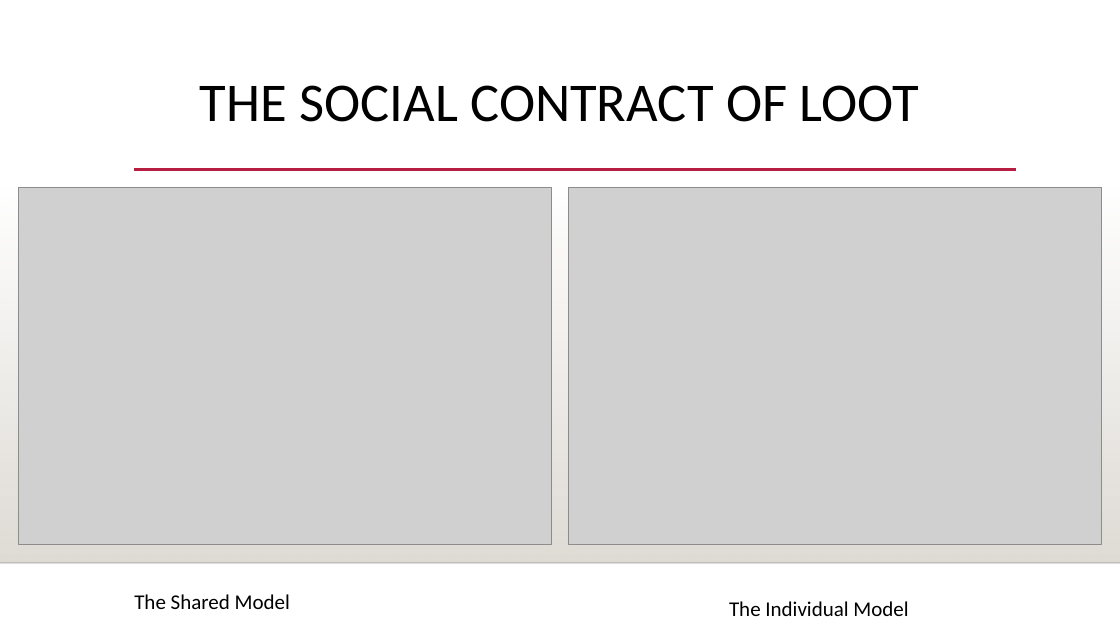
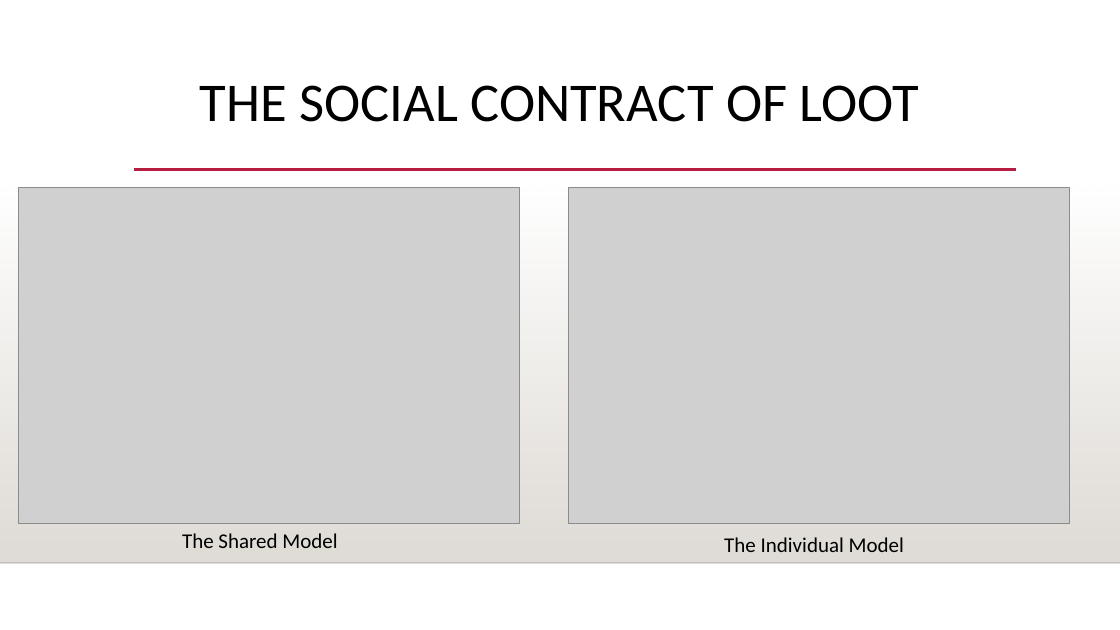
Before and after one commit to SiddPlus/FMPGame, a slide deck: slide 2 of GDC Talk.pptx. Drawn at 1120x630 pixels with LibreOffice and Linux fonts; fonts in the diff are those of the drawing; grey boxes stand for pictures; background and template pictures are left out. Boxes give left, top, right and bottom in pixels: in the first picture for what was removed or moved away, otherwise in the second. Text is boxed around its words. In the diff, an @@ line names an element or a change of style, - is before the commit and + after.

```diff
--- a/GDC Talk.pptx
+++ b/GDC Talk.pptx
@@ picture: place and size @@
-picture at (18, 187, 552, 544)
+picture at (18, 187, 519, 523)
@@ picture: place and size @@
-picture at (569, 187, 1102, 544)
+picture at (569, 187, 1070, 523)
@@ text "The Shared Model": place and size @@
-text "The Shared Model" at (134, 594, 290, 609)
+text "The Shared Model" at (182, 533, 337, 548)
@@ text "The Individual Model": place and size @@
-text "The Individual Model" at (729, 601, 908, 616)
+text "The Individual Model" at (724, 537, 904, 552)
```
Also in this commit, not shown: 3 other slides changed, 1 other file.
